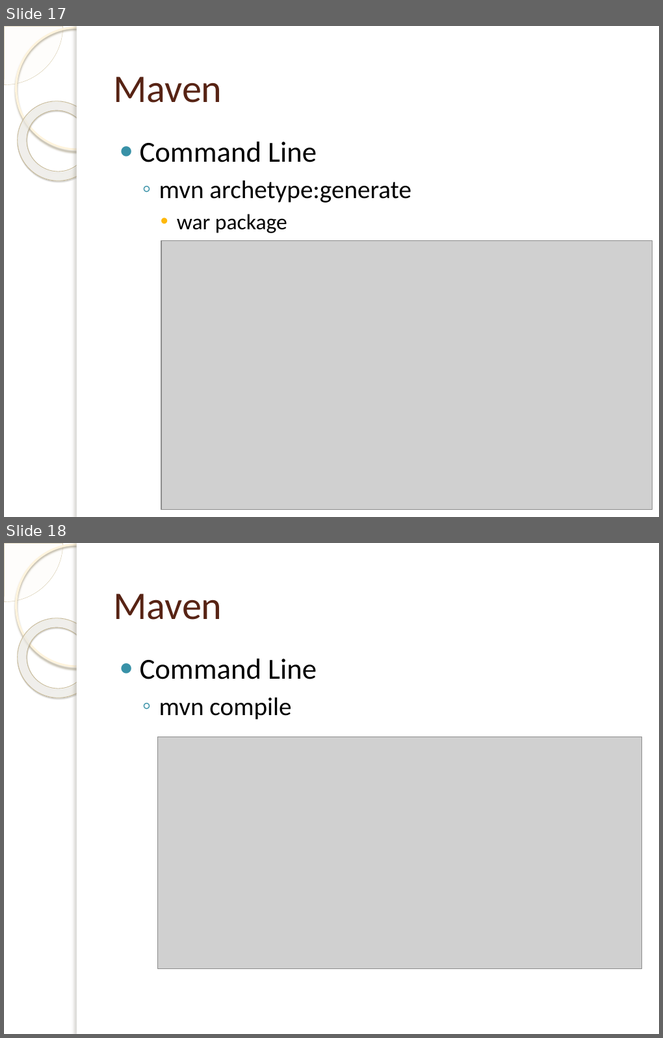
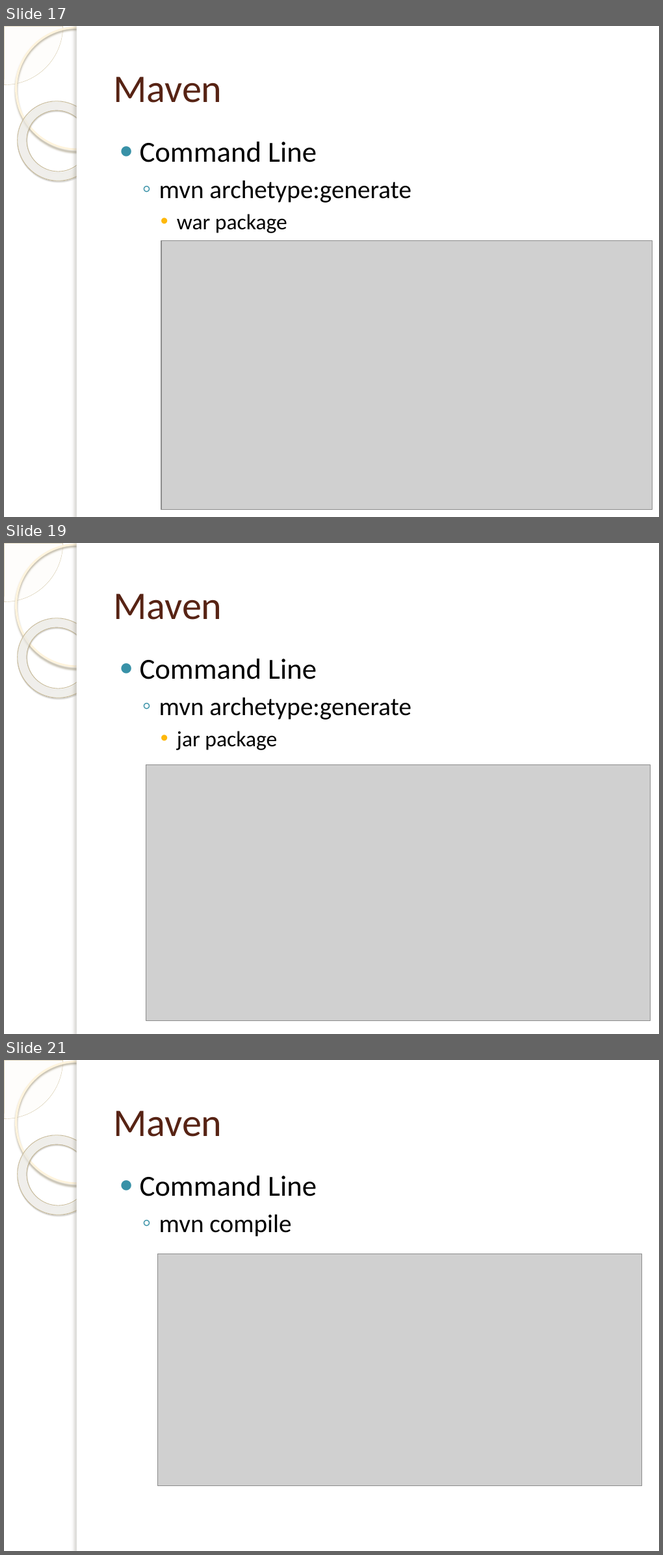
Before and after one commit to tassun/train-maven, a slide deck: Introduction to Maven.pptx. Shown one above the other, each under a label of ours: slides 17 and 18 before the commit, slides 17, 19 and 21 after it; the slides between them are not shown. The pictures are 663x1038 and 663x1555 pixels, drawn with LibreOffice and Linux fonts; fonts in the diff are those of the drawing; grey boxes stand for pictures; background and template pictures are left out. Boxes give left, top, right and bottom in pixels: in the first picture for what was removed or moved away, otherwise in the second. Text is boxed around its words. In the diff, an @@ line names an element or a change of style, - is before the commit and + after.

```diff
--- a/Introduction to Maven.pptx
+++ b/Introduction to Maven.pptx
@@ slide 19 added at (x1=4, y1=543, x2=659, y2=1034), background picture (left out); not listed: 5 template elements that a slide beside it also shows @@
@@ title added at (x1=113, y1=594, x2=222, y2=620), 43 pt, text #572314 @@
+Maven
@@ text added at (x1=140, y1=659, x2=412, y2=750), 28 pt, text #000000 @@
+● Command Line
+  ◦ mvn archetype:generate
+    • jar package
@@ picture added at (x1=146, y1=765, x2=651, y2=1021) @@
@@ what was slide 18 is now slide 21 @@
```
Also in this commit, not shown: 1 slide changed, 3 other slides added, 1 other file.
